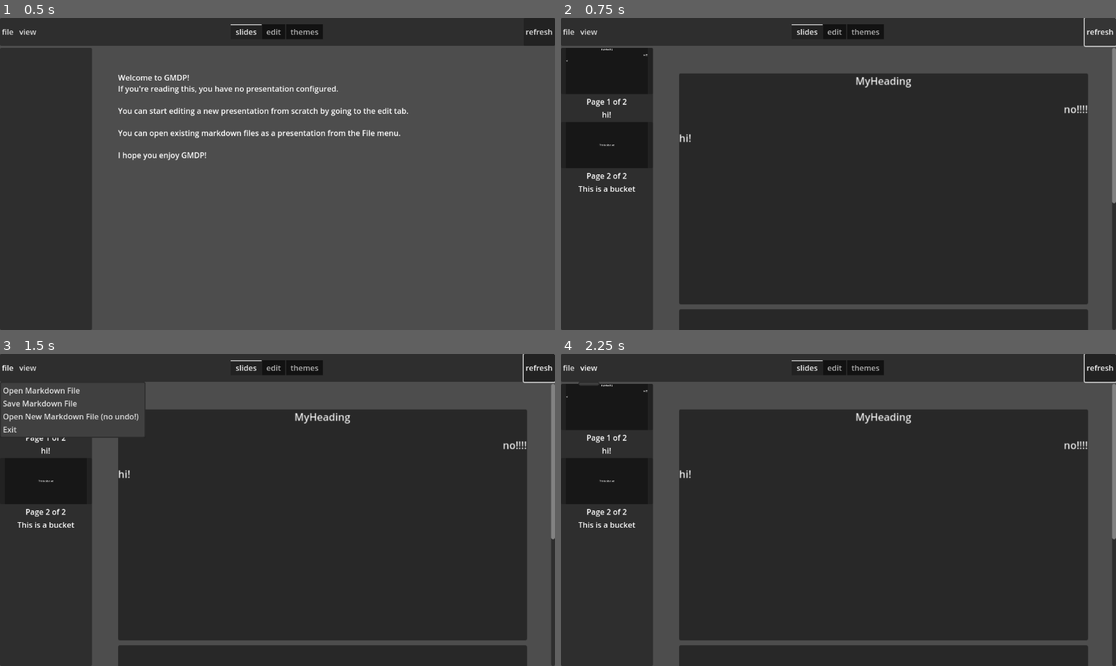
Above: before the commit, frames 1-4 (two rows, left to right).
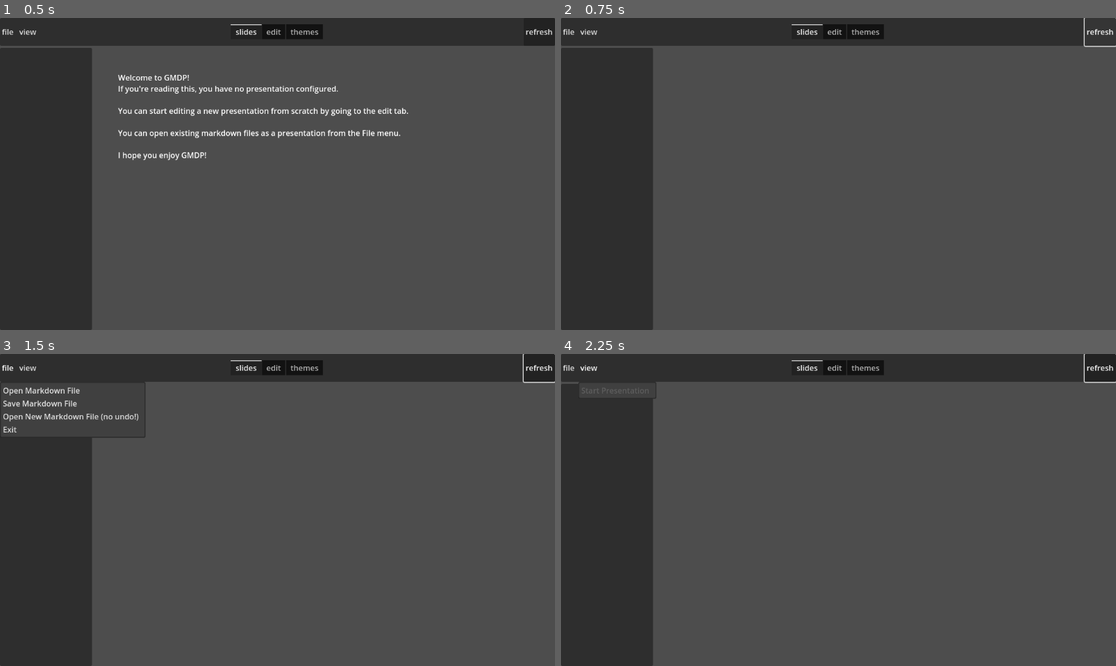
Above: after the commit, the same moments.

Repository: WinnerWind/gmdp
Game: Godot game, scene res://scenes/main.tscn
Same seed, same stepped clock (60 frames per second), same inputs: the game is played once before the commit and once after it. The project has no main scene, so this scene is started directly.
Inputs:
- Up to frame 1 (0.5 s): no input
- Up to frame 2 (0.75 s): click "refresh" at 0.5 s
- Up to frame 3 (1.5 s): click "file" at 1.25 s
- Up to frame 4 (2.25 s): click "view" at 2 s

Frame 1 is identical in both runs. In frame 2, 60% of the frame differs, in the area x 1-100%, y 9-100%; in frame 3, 60%; in frame 4, 61%, in the area x 1-100%, y 8-100%.

Commit message:
Full presentation features

Diff:
--- a/project.godot
+++ b/project.godot
@@ -43,7 +43,8 @@
 }
 "Exit Presentation"={
 "deadzone": 0.2,
-"events": []
+"events": [Object(InputEventKey,"resource_local_to_scene":false,"resource_name":"","device":-1,"window_id":0,"alt_pressed":false,"shift_pressed":false,"ctrl_pressed":false,"meta_pressed":false,"pressed":false,"keycode":0,"physical_keycode":4194305,"key_label":0,"unicode":0,"location":0,"echo":false,"script":null)
+]
 }
 
 [rendering]
--- a/scenes/main.tscn
+++ b/scenes/main.tscn
@@ -1,9 +1,10 @@
-[gd_scene load_steps=7 format=3 uid="uid://dxdx73k3pcw5t"]
+[gd_scene load_steps=8 format=3 uid="uid://dxdx73k3pcw5t"]
 
 [ext_resource type="Script" uid="uid://drv52qxljc4b0" path="res://scripts/presentation_manager.gd" id="1_o5qli"]
 [ext_resource type="PackedScene" uid="uid://duimm05pw8ngk" path="res://scenes/prefabs/slide_button.tscn" id="2_0wfyh"]
 [ext_resource type="PackedScene" uid="uid://dt8k4dbtsyj0o" path="res://scenes/prefabs/page_subviewport.tscn" id="3_sugp2"]
 [ext_resource type="Script" uid="uid://calus87qprk6b" path="res://scripts/themes_list.gd" id="4_jyhfs"]
+[ext_resource type="PackedScene" uid="uid://cb3246b2xfqtc" path="res://scenes/presenter_view.tscn" id="4_o6xl0"]
 [ext_resource type="Script" uid="uid://44uiw2fma3fp" path="res://scripts/popup_menu_button.gd" id="4_tefeu"]
 [ext_resource type="PackedScene" uid="uid://b04phw386lbcv" path="res://scenes/prefabs/theme_entry.tscn" id="5_tbgi4"]
 
@@ -26,6 +27,7 @@
 save_file = NodePath("Save File")
 slide_button_scene = ExtResource("2_0wfyh")
 page_subviewport = ExtResource("3_sugp2")
+presentation = ExtResource("4_o6xl0")
 
 [node name="Navbar" type="PanelContainer" parent="."]
 layout_mode = 2
@@ -56,6 +58,10 @@
 [node name="view" type="MenuButton" parent="Navbar/Sorter/Left"]
 layout_mode = 2
 text = "view"
+item_count = 1
+popup/item_0/text = "Start Presentation"
+popup/item_0/id = 0
+popup/item_0/disabled = true
 script = ExtResource("4_tefeu")
 
 [node name="Center" type="HBoxContainer" parent="Navbar/Sorter"]
@@ -239,6 +245,7 @@
 use_native_dialog = true
 
 [connection signal="id_pressed" from="Navbar/Sorter/Left/file" to="." method="file_menu_functions"]
+[connection signal="id_pressed" from="Navbar/Sorter/Left/view" to="." method="view_menu_functions"]
 [connection signal="tab_changed" from="Navbar/Sorter/Center/Tabs" to="." method="_on_tabs_tab_changed"]
 [connection signal="pressed" from="Navbar/Sorter/Right/Refresh" to="." method="refresh"]
 [connection signal="text_changed" from="Editor Panel/Sorter/Editor" to="." method="set_text_content"]
--- a/scenes/presenter_view.tscn
+++ b/scenes/presenter_view.tscn
@@ -11,6 +11,7 @@
 grow_vertical = 2
 script = ExtResource("1_vh47l")
 page_container = NodePath("Page")
+main_scene = "uid://dxdx73k3pcw5t"
 
 [node name="Page" parent="." instance=ExtResource("1_tw7g5")]
 layout_mode = 2
--- a/scripts/markdown_parser.gd
+++ b/scripts/markdown_parser.gd
@@ -1,18 +1,7 @@
 extends Node
 ## This script parses markdown into data that the presentation devices can understand
 
-var data:Array[Dictionary] = [{
-	"title": "MyHeading",
-	"content" : "hi!",
-	"images": [],
-	"subtitle": "no!!!!"
-},
-	{
-		"title": "This is a bucket",
-		"content": "",
-		"images": [],
-		"subtitle": "no!!!!"
-	}]
+var data:Array[Dictionary] = [{}]
 
 const PAGE_SPLITTER:String = "\n---\n"
 const HEADING_1_REGEX:String = r"^# (.*)"
--- a/scripts/presentation_manager.gd
+++ b/scripts/presentation_manager.gd
@@ -19,6 +19,8 @@
 @export_category("PackedScenes")
 @export var slide_button_scene:PackedScene
 @export var page_subviewport:PackedScene
+@export_subgroup("Presentation")
+@export var presentation:PackedScene
 
 static var config := ConfigFile.new()
 const SCENE_NAME_SECTION:String = "scenes"
@@ -34,6 +36,8 @@
 
 func refresh() -> void:
 	iterate_pages()
+	var has_data = !MarkdownParser.data[0]
+	$Navbar/Sorter/Left/view.get_popup().set_item_disabled(0, has_data)
 
 func set_text_content() -> void:
 	var text = text_editor.text
@@ -43,6 +47,7 @@
 func iterate_pages():
 	for child in main_slide_sorter.get_children(): child.free()
 	config.load(config_file)
+	if not MarkdownParser.data[0]: return
 
 	var page_to_load_path:String
 
@@ -178,3 +183,11 @@
 			refresh()
 		3: #exit
 			get_tree().quit()
+
+func view_menu_functions(id:int):
+	match id:
+		0: #start presentation
+			var new_presentation:PresenterView = presentation.instantiate()
+			new_presentation.theme_data_path = config_file
+			get_tree().root.add_child(new_presentation)
+			hide()
--- a/scripts/presenter_view.gd
+++ b/scripts/presenter_view.gd
@@ -2,18 +2,23 @@
 class_name PresenterView
 
 @export var page_container:PageSubViewPort
+@export_file("*.tscn") var main_scene:String #do NOT use a packed scene for this as this causes a circular reference
 
+var theme_data_path:String = "res://templates/gummy/meta.ini"
 var total_pages_index:int = MarkdownParser.data.size() - 1
 var current_page:int = 0:
 	set(new_var):
 		current_page = clamp(new_var,0,total_pages_index)
-		page_container.add_page(PresentationManager.get_specific_page(current_page))
+		page_container.add_page(PresentationManager.get_specific_page(current_page, theme_data_path))
 
 func _ready() -> void:
-	page_container.add_page(PresentationManager.get_specific_page(0))
+	page_container.add_page(PresentationManager.get_specific_page(0, theme_data_path))
 
 func _input(event: InputEvent) -> void:
 	if event.is_action_pressed("Next Page"):
 		current_page += 1
 	elif event.is_action_pressed("Previous Page"):
 		current_page -= 1
+	elif event.is_action_pressed("Exit Presentation"):
+		get_tree().root.get_node("Main").show()
+		queue_free()
